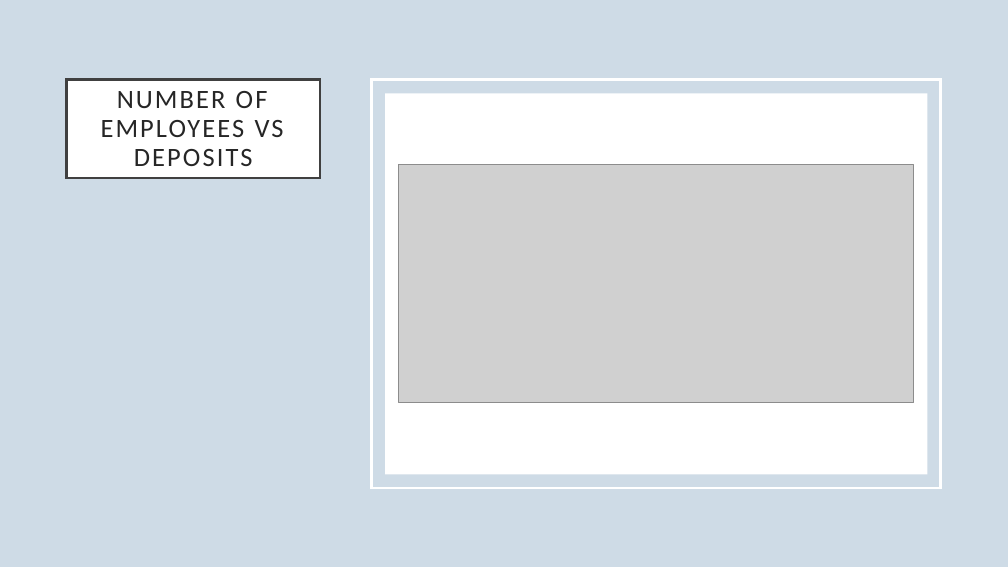
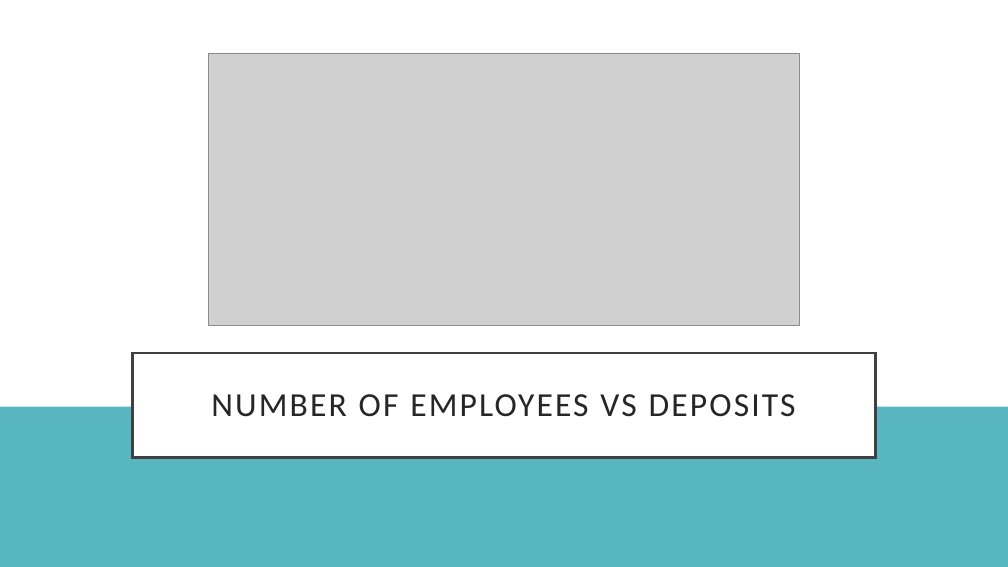
Before and after one commit to dapopov-st/bank-marketing-predicting-term-deposit-subscription, a slide deck: slide 27 of BankMarketing.pptx (slide 21 before the commit). Drawn at 1008x567 pixels with LibreOffice and Linux fonts; fonts in the diff are those of the drawing; grey boxes stand for pictures. Boxes give left, top, right and bottom in pixels: in the first picture for what was removed or moved away, otherwise in the second. Text is boxed around its words. In the diff, an @@ line names an element or a change of style, - is before the commit and + after.

```diff
--- a/BankMarketing.pptx
+++ b/BankMarketing.pptx
@@ background #CEDBE6 to #58B6C0 @@
@@ rectangle: place and size @@
-rectangle at (385,93,927,474)
+rectangle at (0,0,1008,407)
@@ picture: place and size @@
-picture at (399,165,913,403)
+picture at (209,53,799,326)
@@ rectangle removed at (371,79,941,488) @@
@@ title "NUMBER OF EMPLOYEES VS DEPOSITS": place and size @@
-title "NUMBER OF EMPLOYEES VS DEPOSITS" at (67,79,320,178)
+title "NUMBER OF EMPLOYEES VS DEPOSITS" at (132,353,876,457)
@@ title "NUMBER OF EMPLOYEES VS DEPOSITS" at (132,353,876,457): size 25.2 to 32 pt @@
```
Also in this commit, not shown: 7 other slides changed, 7 slides added, 4 slides removed.
